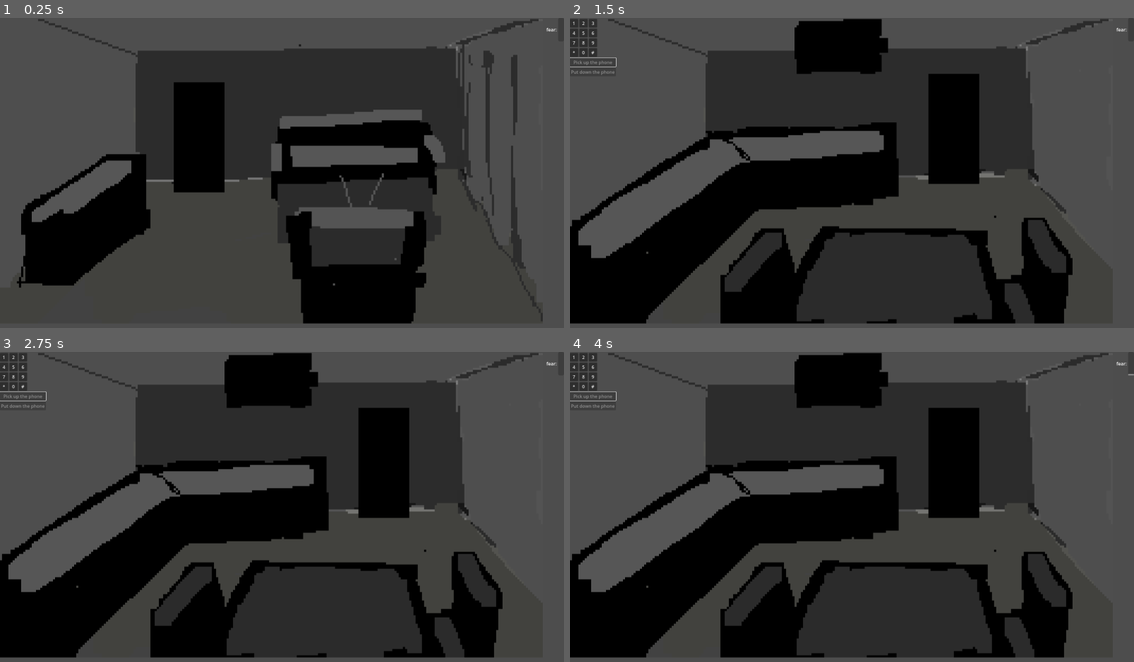
Above: before the commit, frames 1-4 (two rows, left to right).
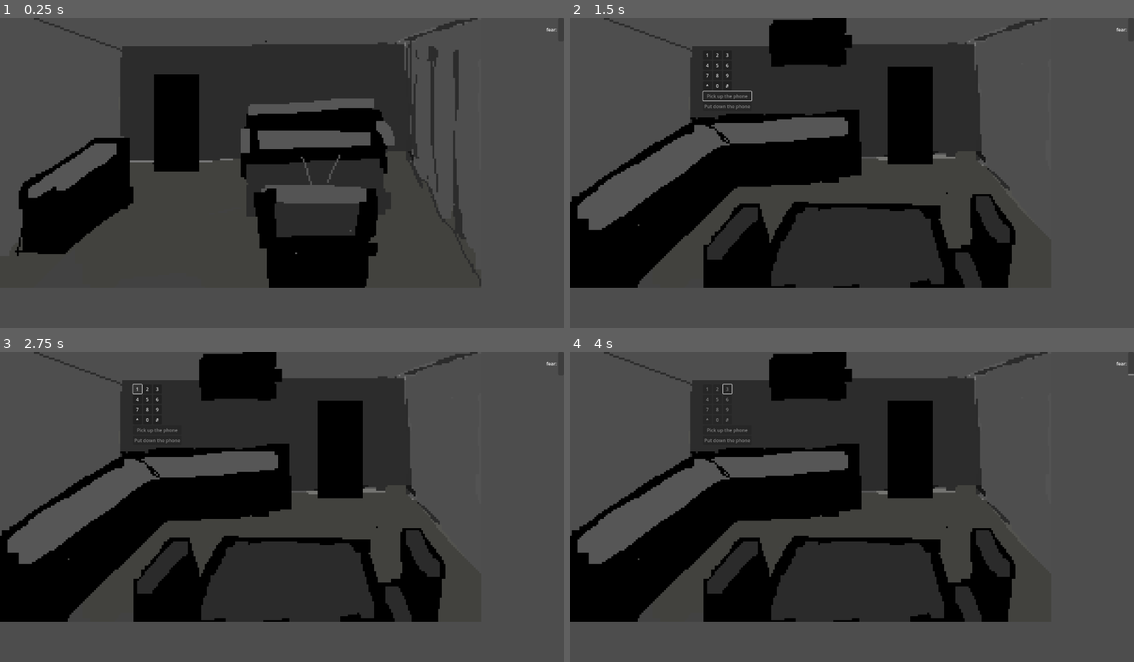
Above: after the commit, the same moments.

Repository: HypotheticalWhale/gamejai-0
Game: Godot game, scene res://Main.tscn
Same seed, same stepped clock (60 frames per second), same inputs: the game is played once before the commit and once after it.
Inputs (mouse positions are in pixels of both pictures, inside the frame that each line leads up to):
- Up to frame 1 (0.25 s): no input
- Up to frame 2 (1.5 s): tap Enter at 0.5 s; move the mouse to (976, 160) at 0.52 s; hold Up (ui_up) 0.53-1.25 s; click (976, 160) at 0.67 s; click "Pick up the phone" at 1.25 s
- Up to frame 3 (2.75 s): click "1" at 2 s
- Up to frame 4 (4 s): click "2" at 2.75 s; click "3" at 3.5 s

The runs differ from the first frame. In frame 1, 30% of the frame differs, in the area x 2-97%, y 0-99%; in frame 2, 41%, in the area x 0-96%, y 0-99%; in frame 3, 40%; in frame 4, 40%.

Commit message:
working main

Diff:
--- a/Main.gd
+++ b/Main.gd
@@ -6,6 +6,7 @@
 var first_stage = true
 var player_has_key = true
 @onready var fear_timer: Timer = %FearTimer
+@onready var footstep_cooldown = %FootstepCooldown
 var stage: int = 3  # Start at Stage 1
 var basefeat = {
 	3 : 0,
@@ -35,6 +36,8 @@
 		return
 
 	if Globals.location_map.has(new_pos):
+		%FootSteps.play()
+		footstep_cooldown.start()
 		current_position = new_pos
 		load_room()
 
@@ -61,7 +64,8 @@
 	var scene = load(scene_to_load).instantiate()
 	load_room()
 
+
 func _process(delta: float) -> void:
 	%FearMeter.value = Globals.fear
-	if Input.is_action_just_pressed("ui_up"):
+	if Input.is_action_just_pressed("ui_up") and footstep_cooldown.is_stopped():
 		move("north")
--- a/Main.tscn
+++ b/Main.tscn
@@ -1,6 +1,9 @@
-[gd_scene load_steps=2 format=3 uid="uid://qgyoam5npi51"]
+[gd_scene load_steps=5 format=3 uid="uid://qgyoam5npi51"]
 
 [ext_resource type="Script" uid="uid://chb747dwkr3cn" path="res://Main.gd" id="1_uu6xs"]
+[ext_resource type="AudioStream" uid="uid://bu71281dkme74" path="res://Sounds/bgm.mp3" id="2_uu6xs"]
+[ext_resource type="AudioStream" uid="uid://bevbr5ugfast6" path="res://Sounds/FootstepsSFX.wav" id="3_r0du0"]
+[ext_resource type="AudioStream" uid="uid://drx15gykj233w" path="res://Sounds/Phone.wav" id="4_cm0pq"]
 
 [node name="Main" type="Node2D"]
 script = ExtResource("1_uu6xs")
@@ -37,8 +40,24 @@
 unique_name_in_owner = true
 wait_time = 3.0
 
-[node name="Camera2D" type="Camera2D" parent="."]
-position = Vector2(1011, 565)
-zoom = Vector2(0.95, 0.95)
+[node name="FootstepCooldown" type="Timer" parent="."]
+unique_name_in_owner = true
+wait_time = 3.0
+one_shot = true
+
+[node name="BGM" type="AudioStreamPlayer2D" parent="."]
+stream = ExtResource("2_uu6xs")
+volume_db = -10.4
+autoplay = true
+parameters/looping = true
+
+[node name="FootSteps" type="AudioStreamPlayer2D" parent="."]
+unique_name_in_owner = true
+stream = ExtResource("3_r0du0")
+volume_db = 11.39
+
+[node name="Phone" type="AudioStreamPlayer2D" parent="."]
+stream = ExtResource("4_cm0pq")
+volume_db = 10.0
 
 [connection signal="timeout" from="FearTimer" to="." method="_on_fear_timer_timeout"]
--- a/Scenes/BaseScreen.tscn
+++ b/Scenes/BaseScreen.tscn
@@ -11,4 +11,5 @@
 anchor_bottom = 1.0
 grow_horizontal = 2
 grow_vertical = 2
-scale = Vector2(0.95, 0.95)
+scale = Vector2(0.8, 0.8)
+mouse_filter = 2
--- a/Scenes/Bedroom.tscn
+++ b/Scenes/Bedroom.tscn
@@ -18,10 +18,12 @@
 [sub_resource type="RectangleShape2D" id="RectangleShape2D_1apq4"]
 
 [node name="Screen2" instance=ExtResource("1_qd8ot")]
+mouse_filter = 1
 script = ExtResource("2_t6n27")
 
 [node name="ScrambledPicture" type="Node2D" parent="." index="0"]
 unique_name_in_owner = true
+visible = false
 z_index = 1
 position = Vector2(1009, 569)
 
@@ -122,7 +124,6 @@
 [node name="TextureRect" parent="." index="1"]
 offset_right = 2048.0
 offset_bottom = 1152.0
-mouse_filter = 2
 texture = ExtResource("2_qd8ot")
 
 [node name="ShowPicture" type="Button" parent="." index="2"]
--- a/Scenes/Kitchen.gd
+++ b/Scenes/Kitchen.gd
@@ -7,6 +7,7 @@
 var current_input_set := []
 var current_set_index := 0
 var input_cooldown := 1  # seconds to wait between sets
+var correct_answer = [["9","7","2"],["1","2","3"],["6","8","9"]]
 
 @onready var possible_buttons = [
 	%Button0, %Button1, %Button2,
@@ -33,6 +34,11 @@
 			_set_buttons_enabled()
 		else:
 			print("All inputs collected:", input_sets)
+			if input_sets == correct_answer:
+				print("you got it")
+				get_parent().stage -= 1
+			else:
+				print("wrong answer")
 			%Put.set_deferred("disabled", false)
 
 			# Optionally disable permanently or do something else
@@ -51,11 +57,13 @@
 	_set_buttons_disabled()
 
 func _on_pick_pressed() -> void:
+	get_parent().get_node("Phone").play()
 	_set_buttons_enabled()
 	%Pick.set_deferred("disabled", true)
 
 func _on_put_pressed() -> void:
+	get_parent().get_node("Phone").play()
 	current_input_set = []
 	current_set_index = 0
 	%Put.set_deferred("disabled", true)
-	%Pick.set_deferred("disabled", false	)
+	%Pick.set_deferred("disabled", false)
--- a/Scenes/Kitchen.tscn
+++ b/Scenes/Kitchen.tscn
@@ -14,8 +14,10 @@
 
 [node name="ButtonContainer" type="VBoxContainer" parent="." index="1"]
 layout_mode = 0
-offset_right = 86.0
-offset_bottom = 103.0
+offset_left = 453.0
+offset_top = 111.0
+offset_right = 618.0
+offset_bottom = 317.0
 
 [node name="VBoxContainer" type="HBoxContainer" parent="ButtonContainer" index="0"]
 layout_mode = 2
--- a/Scenes/bedroom.gd
+++ b/Scenes/bedroom.gd
@@ -71,6 +71,7 @@
 
 func _on_tile_clicked(viewport, event, shape_idx):
 	if event is InputEventMouseButton and event.pressed:
+		print(event.position)
 		var tile_coord_clicked = ((event.position - Globals.picture_global_position) / Globals.tile_length).round()
 		print(tile_coord_clicked)
 		var adjacent_gap = get_adjacent_gap(tile_coord_clicked)
Not shown, added: Sounds/DoorOpen.wav.import
Not shown, added: Sounds/FootstepsSFX.wav.import
Not shown, added: Sounds/Phone.wav.import
Not shown, added: Sounds/bgm.mp3.import
Not shown, changed: .DS_Store
Not shown, added: Sounds/DoorOpen.wav
Not shown, added: Sounds/FootstepsSFX.wav
Not shown, added: Sounds/Phone.wav
Not shown, added: Sounds/bgm.mp3
